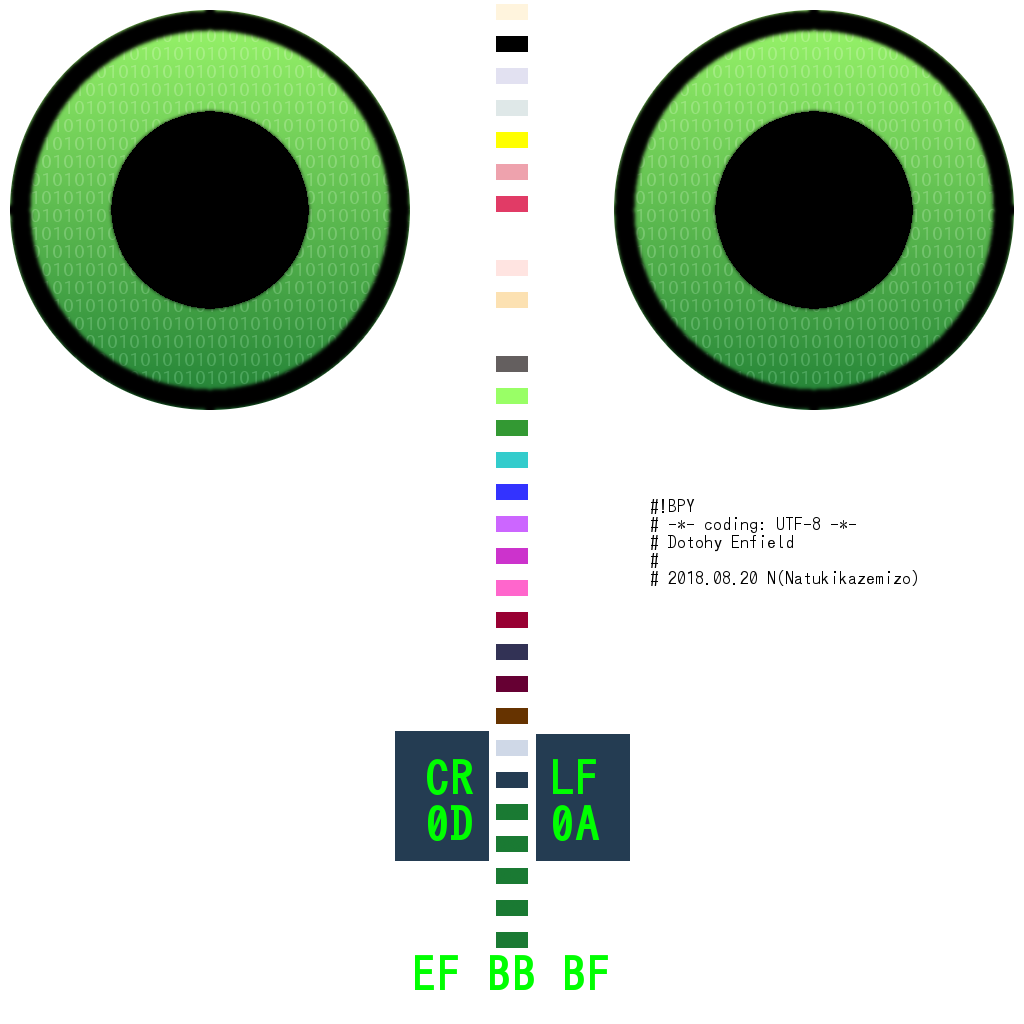
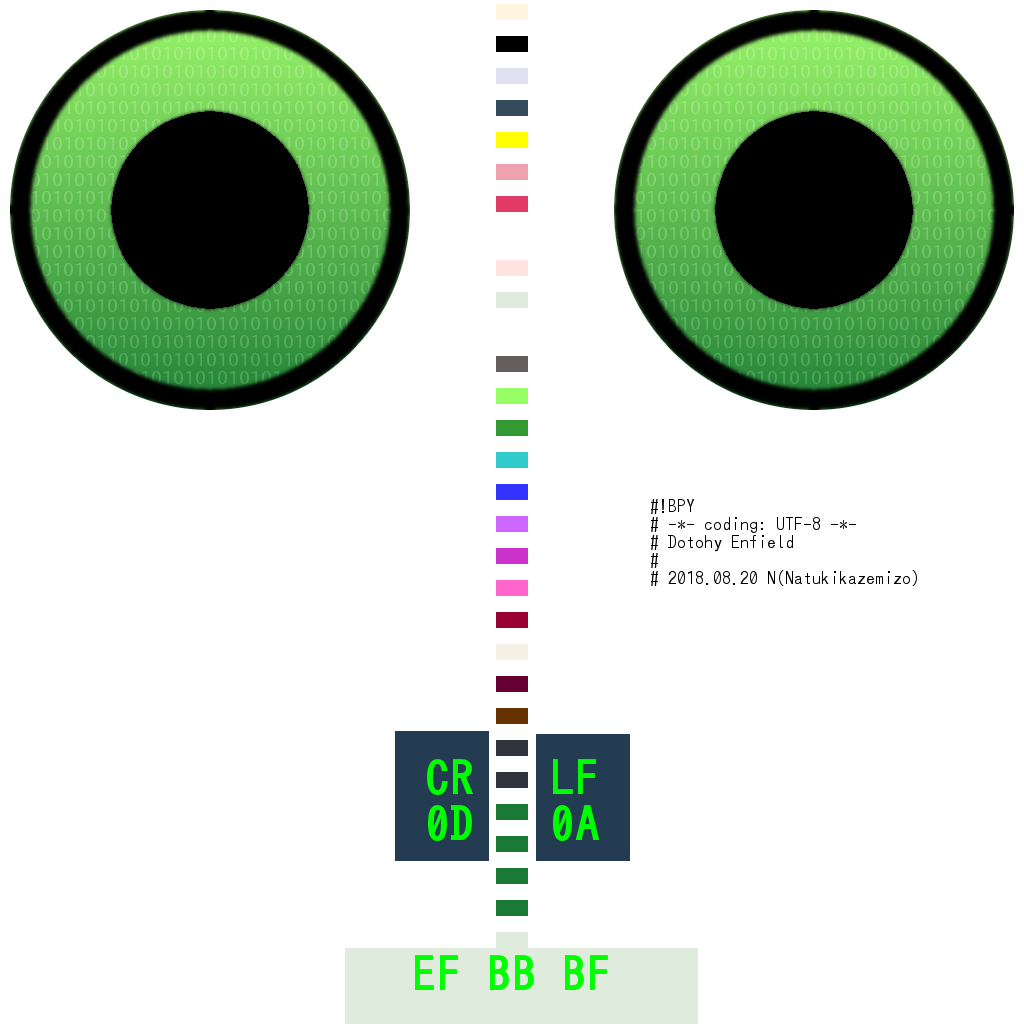
Layers edited between the first and the second (1024, 1024) image:
removed layer "レイヤー" over [414, 956, 620, 1019]
painted on "NewWhite" over [345, 948, 698, 1024]
painted on "Colors" over [345, 100, 698, 1024]
